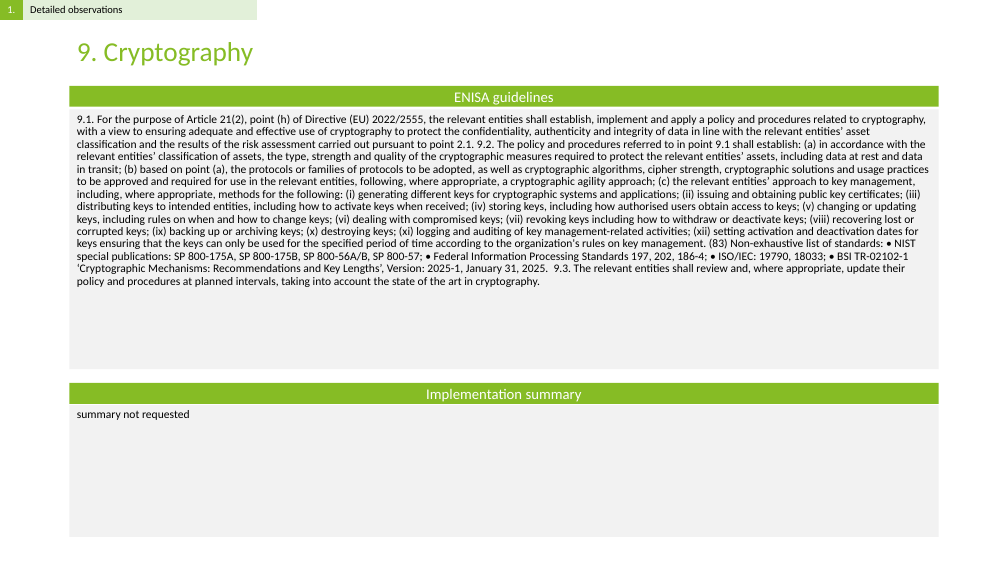
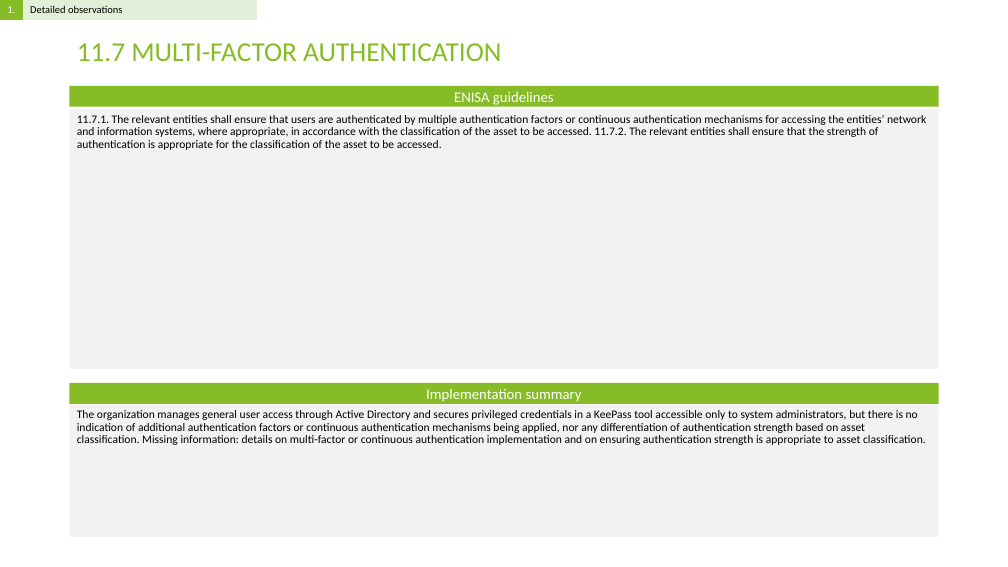
Before and after one commit to Rokas01/tprm, a slide deck: slide 14 of filename.pptx (slide 60 before the commit). Drawn at 1008x567 pixels with LibreOffice and Linux fonts; fonts in the diff are those of the drawing. Boxes give left, top, right and bottom in pixels: in the first picture for what was removed or moved away, otherwise in the second. Text is boxed around its words. In the diff, an @@ line names an element or a change of style, - is before the commit and + after.

```diff
--- a/filename.pptx
+++ b/filename.pptx
@@ title at box(77, 43, 501, 61): text changed @@
-9. Cryptography
+11.7 MULTI-FACTOR AUTHENTICATION
@@ text at box(77, 115, 926, 150): text changed @@
-9.1. For the purpose of Article 21(2), point (h) of Directive (EU) 2022/2555, the relevant entities shall establish, implement and apply a policy and procedures related to cryptography, with a view to ensuring adequate and effective use of cryptography to protect the confidentiality, authenticity and integrity of data in line with the relevant entities’ asset classification and the results of the risk assessment carried out pursuant to point 2.1. 9.2. The policy and procedures referred to in point 9.1 shall establish: (a) in accordance with the relevant entities’ classification of assets, the type, strength and quality of the cryptographic measures required to protect the relevant entities’ assets, including data at rest and data in transit; (b) based on point (a), the protocols or families of protocols to be adopted, as well as cryptographic algorithms, cipher strength, cryptographic solutions and usage practices to be approved and required for use in the relevant entities, following, where appropriate, a cryptographic agility approach; (c) the relevant entities’ approach to key management, including, where appropriate, methods for the following: (i) generating different keys for cryptographic systems and applications; (ii) issuing and obtaining public key certificates; (iii) distributing keys to intended entities, including how to activate keys when received; (iv) storing keys, including how authorised users obtain access to keys; (v) changing or updating keys, including rules on when and how to change keys; (vi) dealing with compromised keys; (vii) revoking keys including how to withdraw or deactivate keys; (viii) recovering lost or corrupted keys; (ix) backing up or archiving keys; (x) destroying keys; (xi) logging and auditing of key management-related activities; (xii) setting activation and deactivation dates for keys ensuring that the keys can only be used for the specified period of time according to the organization's rules on key management. (83) Non-exhaustive list of standards: • NIST special publications: SP 800-175A, SP 800-175B, SP 800-56A/B, SP 800-57; • Federal Information Processing Standards 197, 202, 186-4; • ISO/IEC: 19790, 18033; • BSI TR-02102-1 ‘Cryptographic Mechanisms: Recommendations and Key Lengths’, Version: 2025-1, January 31, 2025. 9.3. The relevant entities shall review and, where appropriate, update their policy and procedures at planned intervals, taking into account the state of the art in cryptography.
+11.7.1. The relevant entities shall ensure that users are authenticated by multiple authentication factors or continuous authentication mechanisms for accessing the entities’ network and information systems, where appropriate, in accordance with the classification of the asset to be accessed. 11.7.2. The relevant entities shall ensure that the strength of authentication is appropriate for the classification of the asset to be accessed.
@@ text at box(77, 410, 926, 445): text changed @@
-summary not requested
+The organization manages general user access through Active Directory and secures privileged credentials in a KeePass tool accessible only to system administrators, but there is no indication of additional authentication factors or continuous authentication mechanisms being applied, nor any differentiation of authentication strength based on asset classification. Missing information: details on multi-factor or continuous authentication implementation and on ensuring authentication strength is appropriate to asset classification.
```
Also in this commit, not shown: 10 other slides changed, 3 slides added, 89 slides removed, 3 other files.
